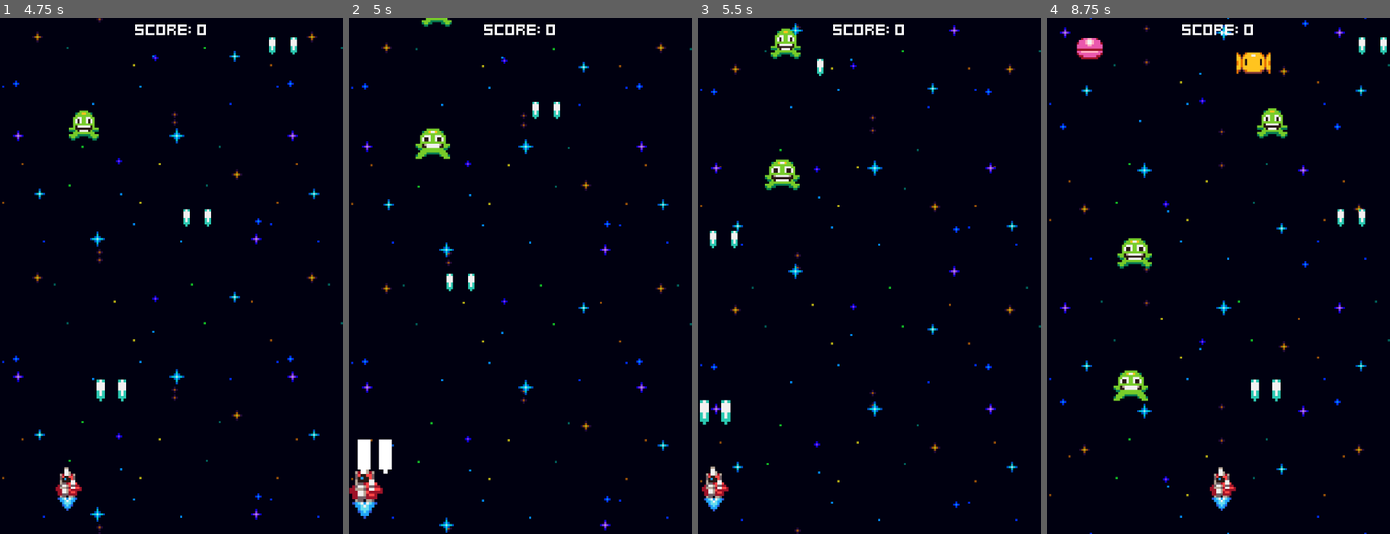
Above: before the commit, frames 1-4 (left to right).
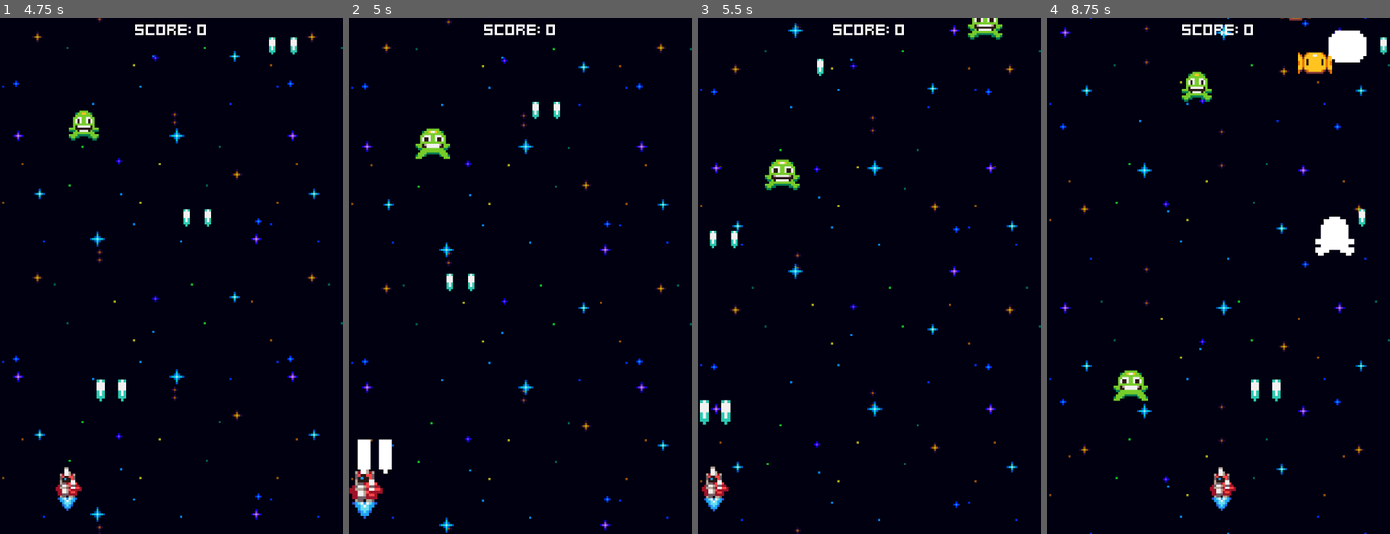
Above: after the commit, the same moments.

Repository: Nicolasult/HeartbeastShooter
Game: Godot game, scene res://menus/menu.tscn
The game is run twice, just before and just after one commit, with the same random seed, the same clock (stepped at 60 frames per second) and the same inputs.
Inputs:
- Up to frame 1 (4.75 s): tap Space at 0.5 s; hold Right (ui_right) 0.53-1.28 s; tap Enter (ui_accept) at 0.77, 1.52, 3.02, 3.77, 4.52 s; hold Left (ui_left) 1.28-2.03 s; hold Right (ui_right) 2.03-3.53 s; hold Left (ui_left) from 3.53 s (still down)
- Up to frame 2 (5 s): keep holding Left (ui_left)
- Up to frame 3 (5.5 s): keep holding Left (ui_left)
- Up to frame 4 (8.75 s): release Left (ui_left) at 5.78 s; hold Right (ui_right) 5.78-8.03 s; tap Enter (ui_accept) at 6.02, 6.77, 7.52 s; hold Left (ui_left) from 8.03 s (still down)

Frame 1 is identical in both runs. In frame 2, 0.1% of the frame differs, in the area x 21-31%, y 0-2%; in frame 3, 0.7%; in frame 4, 3.5%, in the area x 8-94%, y 0-49%.

Commit message:
increasing difficulty setup

Diff:
--- a/enemies/enemy_generator.gd
+++ b/enemies/enemy_generator.gd
@@ -10,6 +10,8 @@
 @onready var yellow_enemy_spawn_timer: Timer = $YellowEnemySpawnTimer
 @onready var pink_enemy_spawn_timer: Timer = $PinkEnemySpawnTimer
 
+@export var game_stats: GameStats
+
 var screen_width = ProjectSettings.get_setting("display/window/size/viewport_width")
 var margin = 8
 
@@ -18,7 +20,8 @@
 	yellow_enemy_spawn_timer.timeout.connect(handle_spawn.bind(YellowEnemyScene, yellow_enemy_spawn_timer))
 	pink_enemy_spawn_timer.timeout.connect(handle_spawn.bind(PinkEnemyScene, pink_enemy_spawn_timer))
 
-func handle_spawn(enemy_scene: PackedScene, timer: Timer) -> void:
+func handle_spawn(enemy_scene: PackedScene, timer: Timer, time_offset: float = 1.0) -> void:
 	spawner_component.scene = enemy_scene
 	spawner_component.spawn(Vector2(randf_range(margin, screen_width - margin), -16))
-	timer.start()
+	var spawn_rate = time_offset / (0.5 + (game_stats.score * 0.01))
+	timer.start(spawn_rate + randf_range(0.25, 0.5))
--- a/enemies/enemy_generator.tscn
+++ b/enemies/enemy_generator.tscn
@@ -1,16 +1,18 @@
-[gd_scene load_steps=6 format=3 uid="uid://d3d34xefop54e"]
+[gd_scene load_steps=7 format=3 uid="uid://d3d34xefop54e"]
 
 [ext_resource type="Script" uid="uid://wit3vfxly274" path="res://enemies/enemy_generator.gd" id="1_k80ol"]
 [ext_resource type="Script" uid="uid://cl00k6aq4utvt" path="res://components/spawner_component.gd" id="1_p85au"]
 [ext_resource type="PackedScene" uid="uid://c2gby7v8o8btj" path="res://enemies/green_enemy.tscn" id="2_d5nw7"]
 [ext_resource type="PackedScene" uid="uid://cgbmvcc2q1tsx" path="res://enemies/yellow_enemy.tscn" id="3_m4hnj"]
 [ext_resource type="PackedScene" uid="uid://b3bbj2nujnvu6" path="res://enemies/pink_enemy.tscn" id="4_fag5v"]
+[ext_resource type="Resource" uid="uid://cl2q1dwqxna7q" path="res://game_stats.tres" id="5_rpav0"]
 
 [node name="EnemyGenerator" type="Node2D"]
 script = ExtResource("1_k80ol")
 GreenEnemyScene = ExtResource("2_d5nw7")
 YellowEnemyScene = ExtResource("3_m4hnj")
 PinkEnemyScene = ExtResource("4_fag5v")
+game_stats = ExtResource("5_rpav0")
 
 [node name="SpawnerComponent" type="Node2D" parent="."]
 script = ExtResource("1_p85au")
